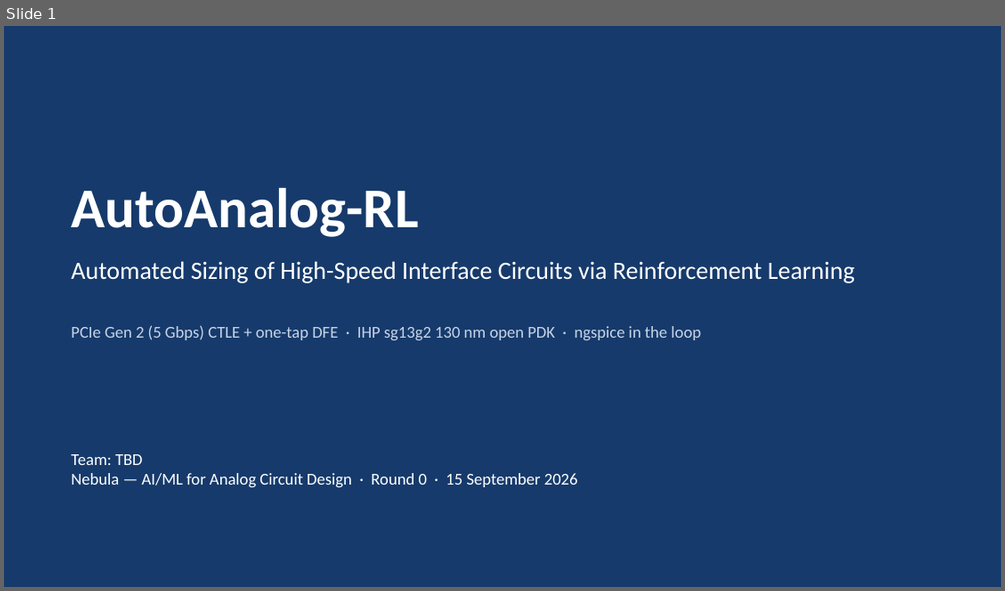
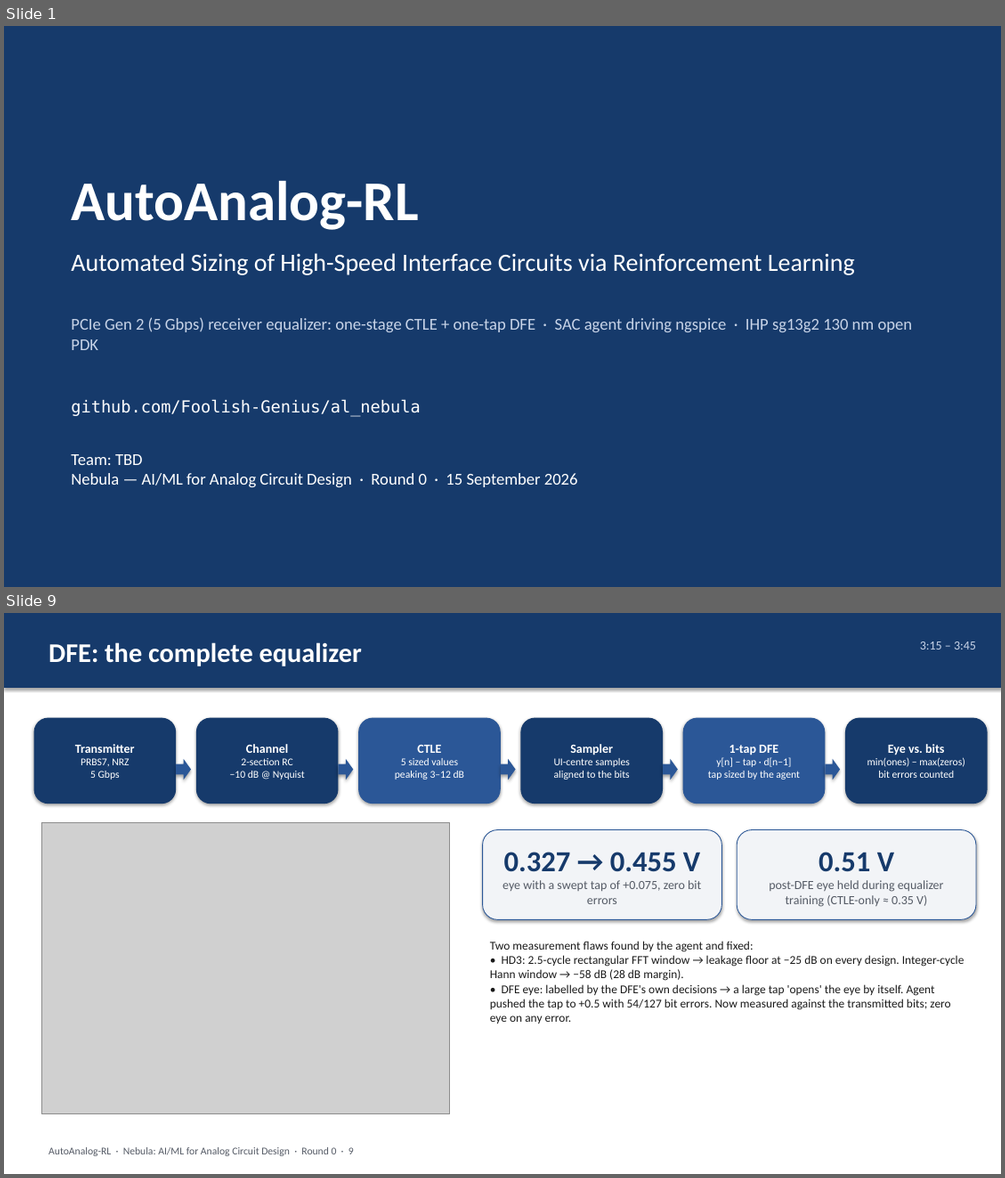
Before and after one commit to Foolish-Genius/al_nebula, a slide deck: docs/report/AutoAnalog-RL_deck.pptx. Shown one above the other, each under a label of ours: slide 1 before the commit, slides 1 and 9 after it; the slides between them are not shown. The pictures are 1005x591 and 1005x1178 pixels, drawn with LibreOffice and Linux fonts; fonts in the diff are those of the drawing; grey boxes stand for pictures. Boxes give left, top, right and bottom in pixels: in the first picture for what was removed or moved away, otherwise in the second. Text is boxed around its words. In the diff, an @@ line names an element or a change of style, - is before the commit and + after.

```diff
--- a/docs/report/AutoAnalog-RL_deck.pptx
+++ b/docs/report/AutoAnalog-RL_deck.pptx
@@ slide 9 added at bbox=[4, 613, 1001, 1174], background #FFFFFF @@
@@ rectangle added at bbox=[4, 613, 1001, 688], fill #163A6B @@
@@ text added at bbox=[48, 642, 362, 666], 26 pt, text #FFFFFF, bold @@
+DFE: the complete equalizer
@@ text added at bbox=[920, 641, 976, 649], 12 pt, text #C8D4E8 @@
+3:15 – 3:45
@@ rounded rectangle added at bbox=[34, 718, 176, 803], fill #163A6B, 10 pt, text #FFFFFF @@
+Transmitter
+PRBS7, NRZ
+5 Gbps
@@ rounded rectangle added at bbox=[196, 718, 339, 803], fill #163A6B, 10 pt, text #FFFFFF @@
+Channel
+2-section RC
+−10 dB @ Nyquist
@@ rounded rectangle added at bbox=[358, 718, 501, 803], fill #2B5797, 10 pt, text #FFFFFF @@
+CTLE
+5 sized values
+peaking 3–12 dB
@@ rounded rectangle added at bbox=[521, 718, 663, 803], fill #163A6B, 10 pt, text #FFFFFF @@
+Sampler
+UI-centre samples
+aligned to the bits
@@ rounded rectangle added at bbox=[683, 718, 825, 803], fill #2B5797, 10 pt, text #FFFFFF @@
+1-tap DFE
+y[n] − tap · d[n−1]
+tap sized by the agent
@@ rounded rectangle added at bbox=[845, 718, 987, 803], fill #163A6B, 10 pt, text #FFFFFF @@
+Eye vs. bits
+min(ones) − max(zeros)
+bit errors counted
@@ right arrow added at bbox=[176, 759, 191, 779], fill #2B5797 @@
@@ right arrow added at bbox=[339, 759, 353, 779], fill #2B5797 @@
@@ right arrow added at bbox=[501, 759, 516, 779], fill #2B5797 @@
@@ right arrow added at bbox=[663, 759, 678, 779], fill #2B5797 @@
@@ right arrow added at bbox=[825, 759, 840, 779], fill #2B5797 @@
@@ picture added at bbox=[41, 822, 450, 1114] @@
@@ rounded rectangle added at bbox=[483, 830, 722, 919], fill #F2F4F7, outline #2B5797 0.75 pt, 12 pt, text #555B66 @@
+0.327 → 0.455 V
+eye with a swept tap of +0.075, zero bit errors
@@ rounded rectangle added at bbox=[736, 830, 976, 919], fill #F2F4F7, outline #2B5797 0.75 pt, 12 pt, text #555B66 @@
+0.51 V
+post-DFE eye held during equalizer training (CTLE-only ≈ 0.35 V)
@@ text added at bbox=[490, 941, 964, 1023], 11.5 pt, text #1A1A1A @@
+Two measurement flaws found by the agent and fixed:
+• HD3: 2.5-cycle rectangular FFT window → leakage floor at −25 dB on every design. Integer-cycle Hann window → −58 dB (28 dB margin).
+• DFE eye: labelled by the DFE's own decisions → a large tap 'opens' the eye by itself. Agent pushed the tap to +0.5 with 54/127 bit errors. Now measured against the transmitted bits; zero eye on any error.
@@ text added at bbox=[48, 1147, 354, 1156], 10 pt, text #555B66 @@
+AutoAnalog-RL · Nebula: AI/ML for Analog Circuit Design · Round 0 · 9
@@ slide 1 changed as well @@
@@ text "AutoAnalog-RL": place and size @@
-text "AutoAnalog-RL" at bbox=[71, 187, 418, 237]
+text "AutoAnalog-RL" at bbox=[71, 180, 418, 230]
@@ text "Automated Sizing of High-Speed Interface ...": place and size @@
-text "Automated Sizing of High-Speed Interface ..." at bbox=[71, 261, 855, 283]
+text "Automated Sizing of High-Speed Interface ..." at bbox=[71, 253, 855, 275]
@@ text at bbox=[71, 317, 913, 350]: text changed @@
-PCIe Gen 2 (5 Gbps) CTLE + one-tap DFE · IHP sg13g2 130 nm open PDK · ngspice in the loop
+PCIe Gen 2 (5 Gbps) receiver equalizer: one-stage CTLE + one-tap DFE · SAC agent driving ngspice · IHP sg13g2 130 nm open PDK
@@ text added at bbox=[71, 399, 420, 417], 16 pt, text #FFFFFF @@
+github.com/Foolish-Genius/al_nebula
```
Also in this commit, not shown: 3 other slides changed, 7 other slides added, 11 slides removed, 2 other files.
